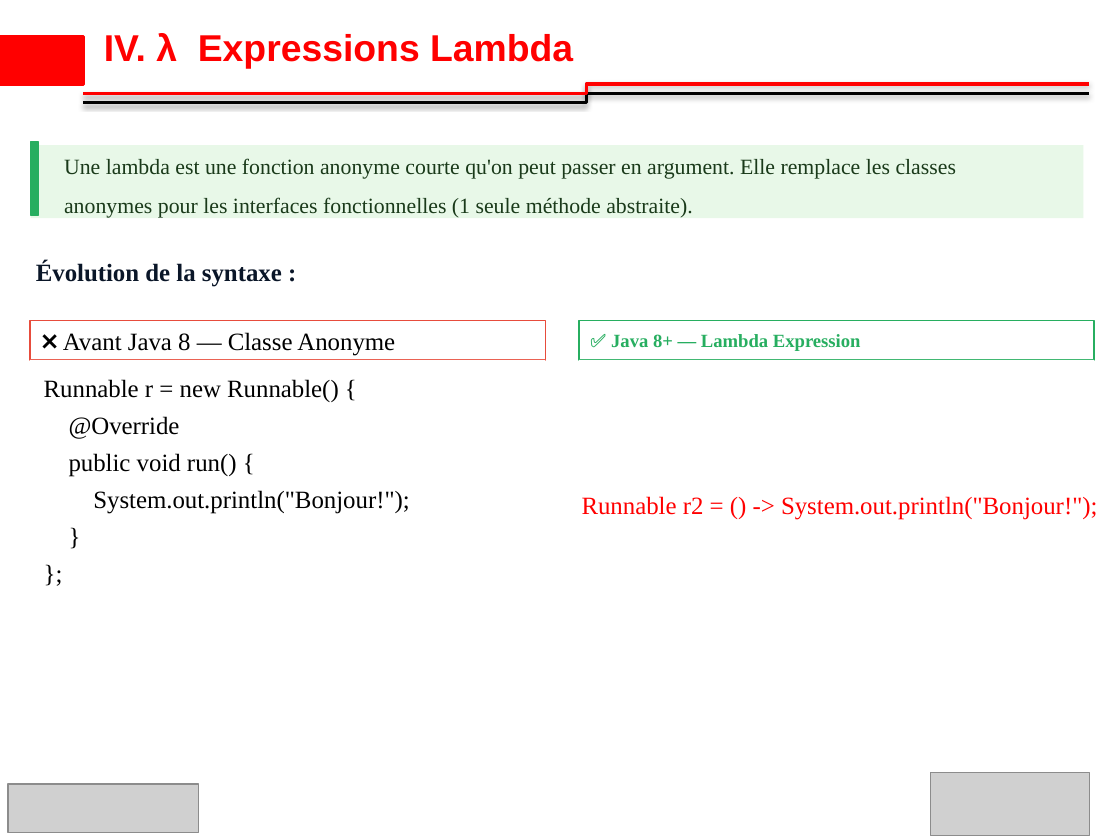
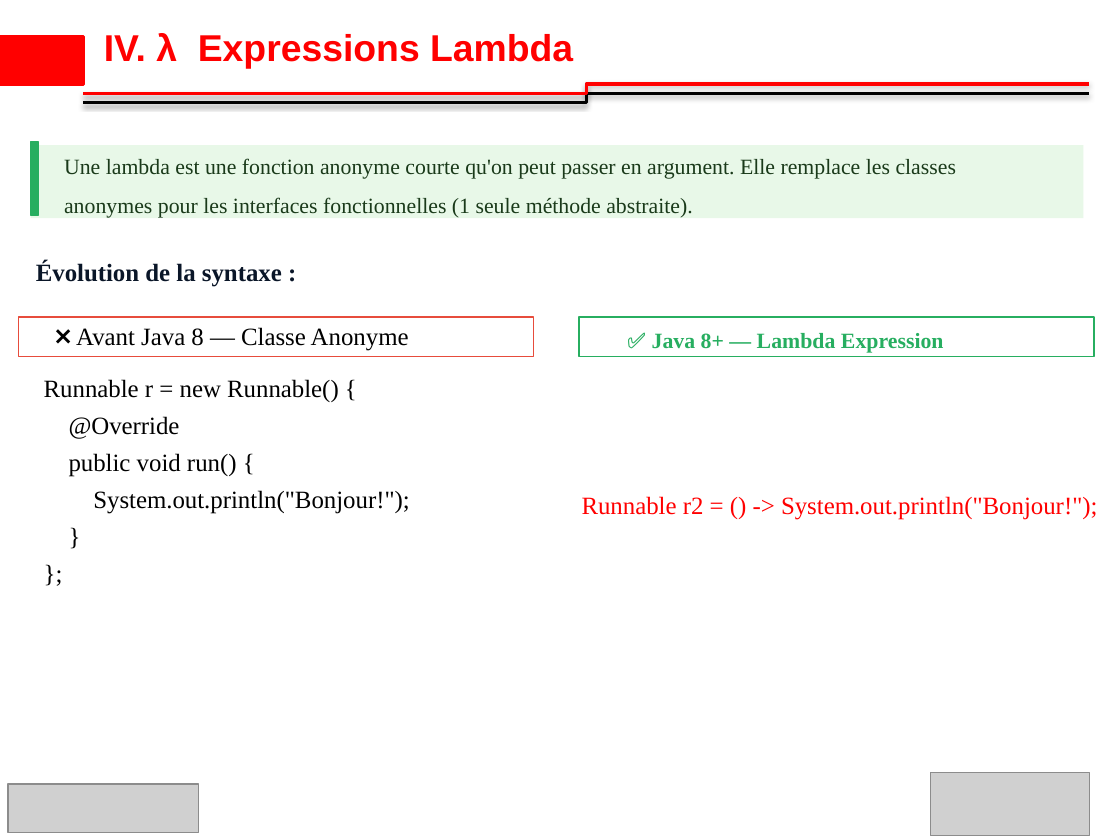
Before and after one commit to ibrahimsava/Osis-training-in-java, a slide deck: slide 12 of osis_presentation_Ibrahim_SAVADOGO_S3.pptx (slide 13 before the commit). Drawn at 1120x840 pixels with LibreOffice and Linux fonts; fonts in the diff are those of the drawing; grey boxes stand for pictures; background and template pictures are left out. Boxes give left, top, right and bottom in pixels: in the first picture for what was removed or moved away, otherwise in the second. Text is boxed around its words. In the diff, an @@ line names an element or a change of style, - is before the commit and + after.

```diff
--- a/osis_presentation_Ibrahim_SAVADOGO_S3.pptx
+++ b/osis_presentation_Ibrahim_SAVADOGO_S3.pptx
@@ rectangle: place and size @@
-rectangle at [30, 320, 545, 360]
+rectangle at [19, 317, 534, 356]
@@ text "❌ Avant Java 8 — ...": place and size @@
-text "❌ Avant Java 8 — ..." at [63, 332, 395, 356]
+text "❌ Avant Java 8 — ..." at [76, 327, 409, 351]
@@ rectangle: place and size @@
-rectangle at [579, 320, 1094, 360]
+rectangle at [579, 317, 1094, 356]
@@ text "✅ Java 8+ — Lambda ...": place and size @@
-text "✅ Java 8+ — Lambda ..." at [611, 334, 861, 351]
+text "✅ Java 8+ — Lambda ..." at [652, 333, 944, 353]
@@ text "✅ Java 8+ — Lambda ..." at [652, 333, 944, 353]: size 12 to 14 pt @@
```
Also in this commit, not shown: 10 other slides changed, 1 slide removed.
